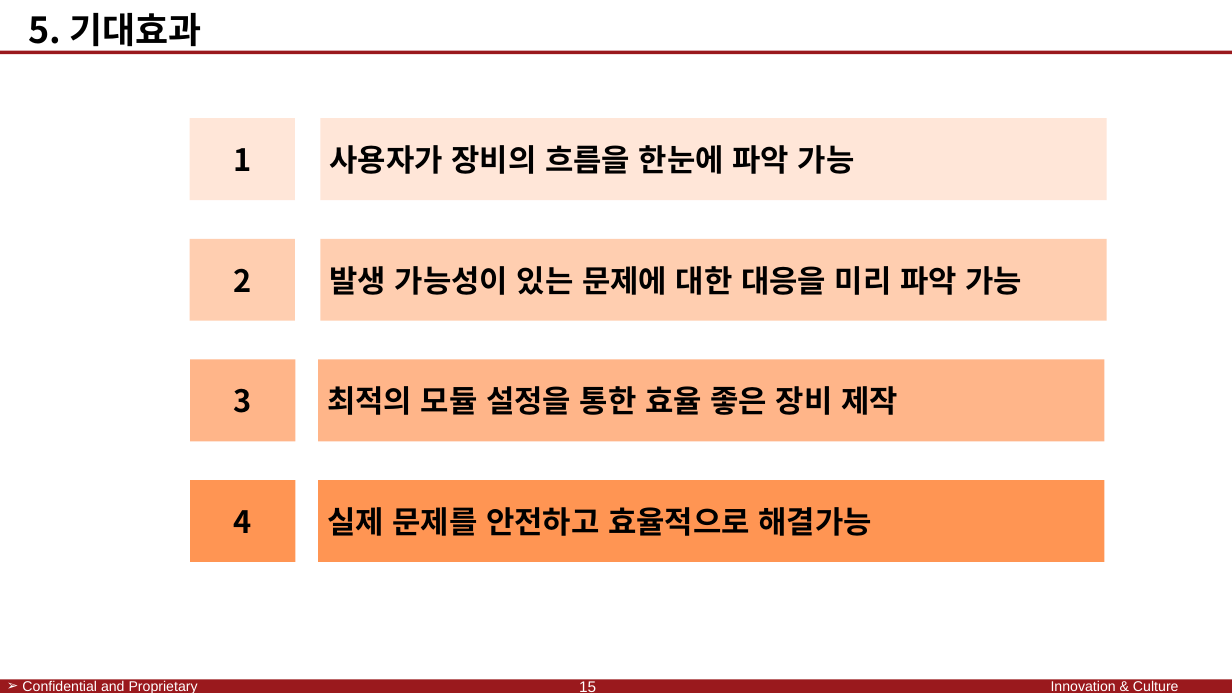
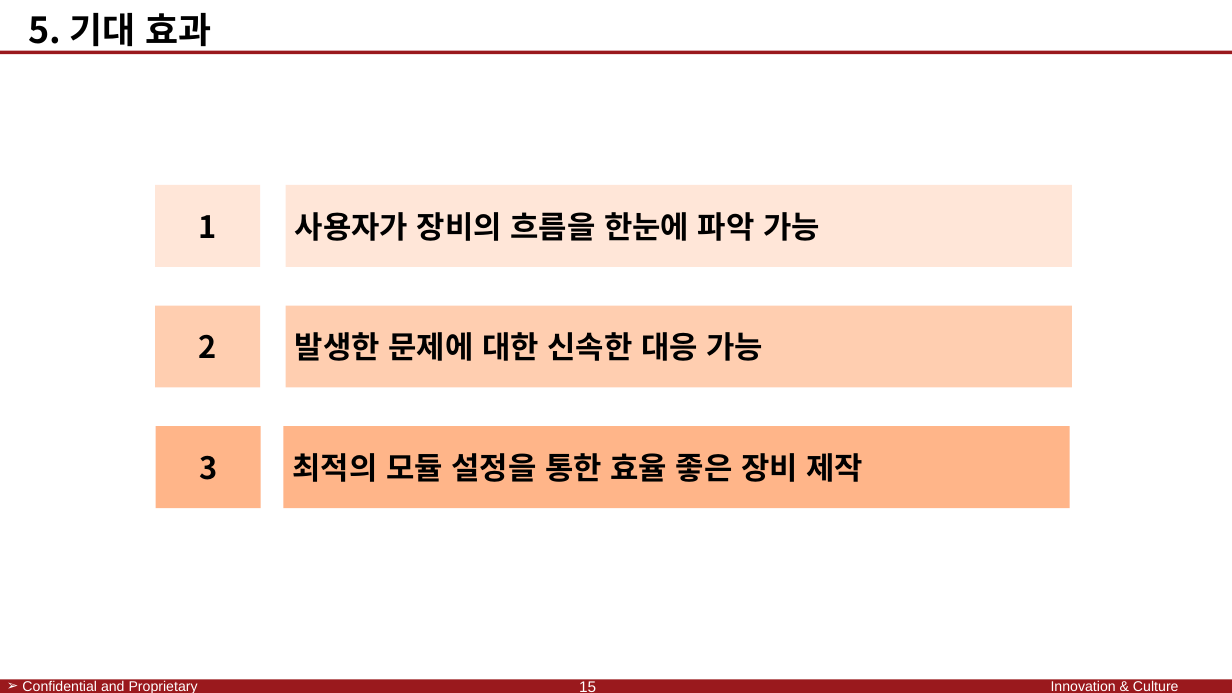
Before and after one commit to SaintSeong/JusungProject, a slide deck: slide 22 of A조 발표/A조 발표 최종.pptx. Drawn at 1232x693 pixels with LibreOffice and Linux fonts; fonts in the diff are those of the drawing; background and template pictures are left out. Boxes give left, top, right and bottom in pixels: in the first picture for what was removed or moved away, otherwise in the second. Text is boxed around its words. In the diff, an @@ line names an element or a change of style, - is before the commit and + after.

```diff
--- a/A조 발표/A조 발표 최종.pptx
+++ b/A조 발표/A조 발표 최종.pptx
@@ text at (28, 13, 211, 53): spaces changed @@
-5. 기대효과
+5. 기대 효과
@@ 4 rectangles: place and size @@
-4 rectangles at (189, 118, 1107, 442)
+4 rectangles at (155, 185, 1072, 508)
@@ rectangle "2": place and size @@
-rectangle "2" at (189, 238, 295, 321)
+rectangle "2" at (155, 306, 261, 388)
@@ rectangle "발생한 문제에 대한 신속한 대응 ...": place and size @@
-rectangle "발생한 문제에 대한 신속한 대응 ..." at (321, 238, 1107, 321)
+rectangle "발생한 문제에 대한 신속한 대응 ..." at (286, 306, 1072, 388)
@@ text in rectangle at (295, 332, 763, 361): text changed @@
-발생 가능성이 있는 문제에 대한 대응을 미리 파악 가능
+발생한 문제에 대한 신속한 대응 가능
@@ rectangle removed at (190, 481, 296, 563) @@
-4
@@ rectangle removed at (318, 481, 1104, 563) @@
-실제 문제를 안전하고 효율적으로 해결가능
```
Also in this commit, not shown: 6 other slides changed, 1 other file.
